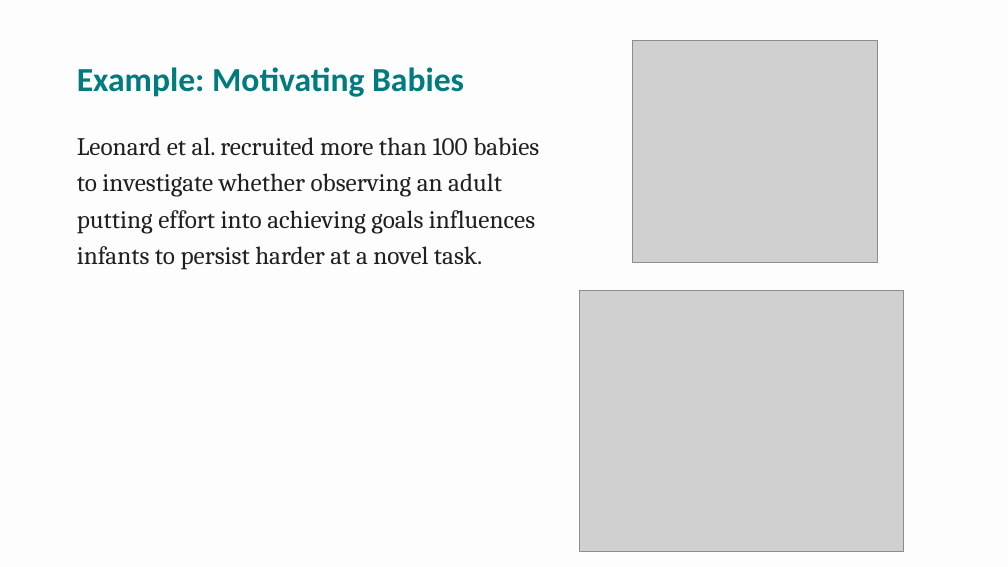
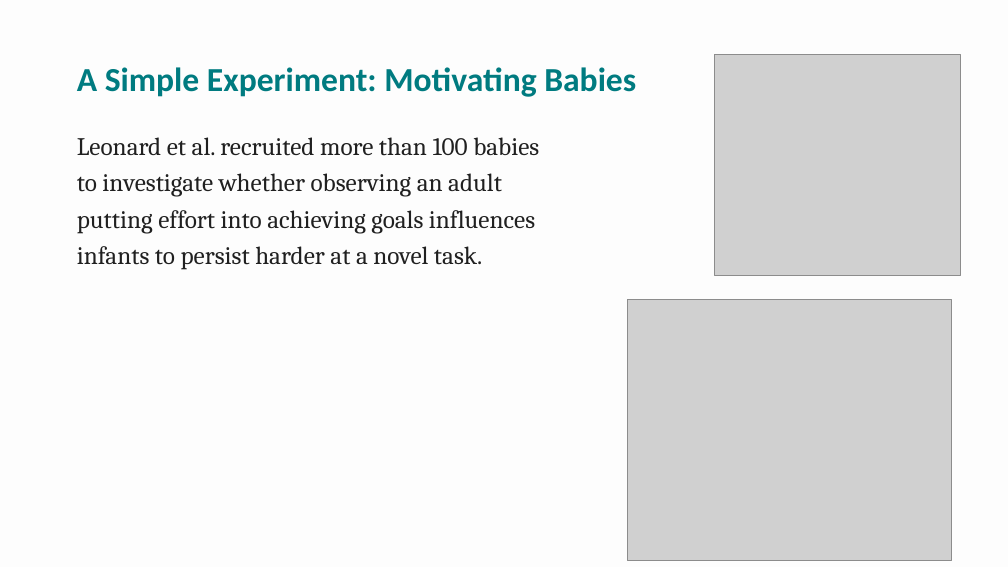
Before and after one commit to npm27/Teaching-Materials, a slide deck: slide 2 of Research Methods/Spring 26/Slides/10 Chapter 10.pptx (slide 3 before the commit). Drawn at 1008x567 pixels with LibreOffice and Linux fonts; fonts in the diff are those of the drawing; grey boxes stand for pictures. Boxes give left, top, right and bottom in pixels: in the first picture for what was removed or moved away, otherwise in the second. Text is boxed around its words. In the diff, an @@ line names an element or a change of style, - is before the commit and + after.

```diff
--- a/Research Methods/Spring 26/Slides/10 Chapter 10.pptx
+++ b/Research Methods/Spring 26/Slides/10 Chapter 10.pptx
@@ picture: place and size @@
-picture at box(633, 41, 879, 262)
+picture at box(715, 54, 960, 276)
@@ title at box(77, 67, 636, 97): text changed @@
-Example: Motivating Babies
+A Simple Experiment: Motivating Babies
@@ picture: place and size @@
-picture at box(580, 290, 904, 552)
+picture at box(627, 299, 951, 561)
```
Also in this commit, not shown: 8 other slides changed, 1 slide removed, 1 other file.
